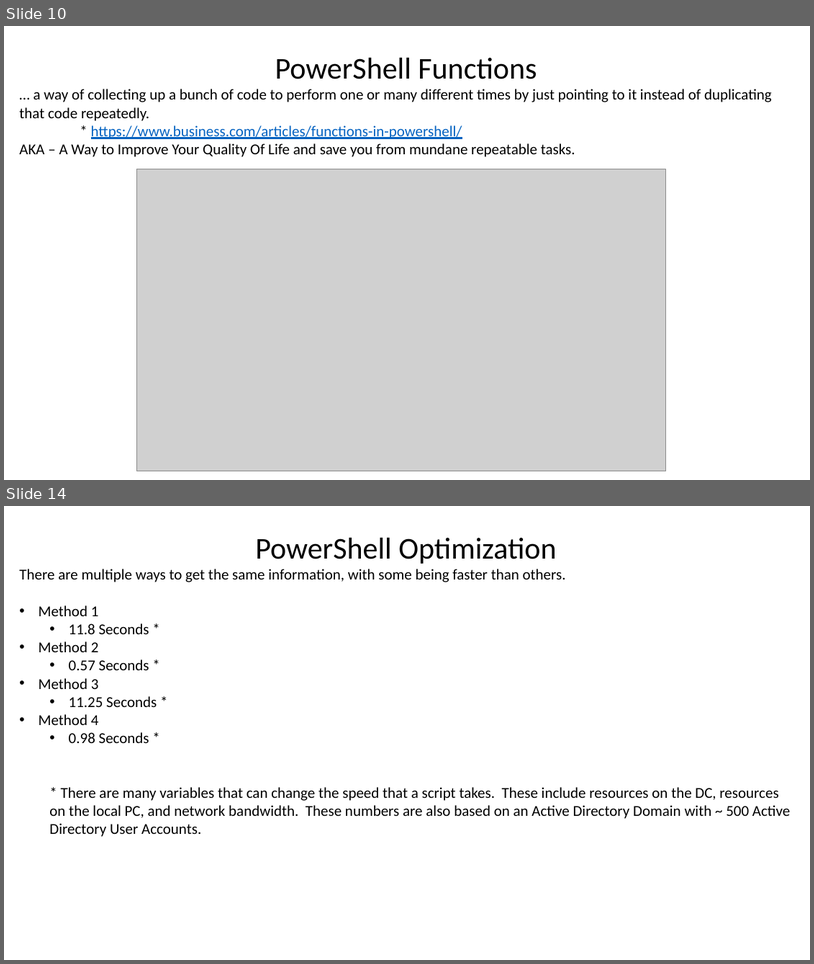
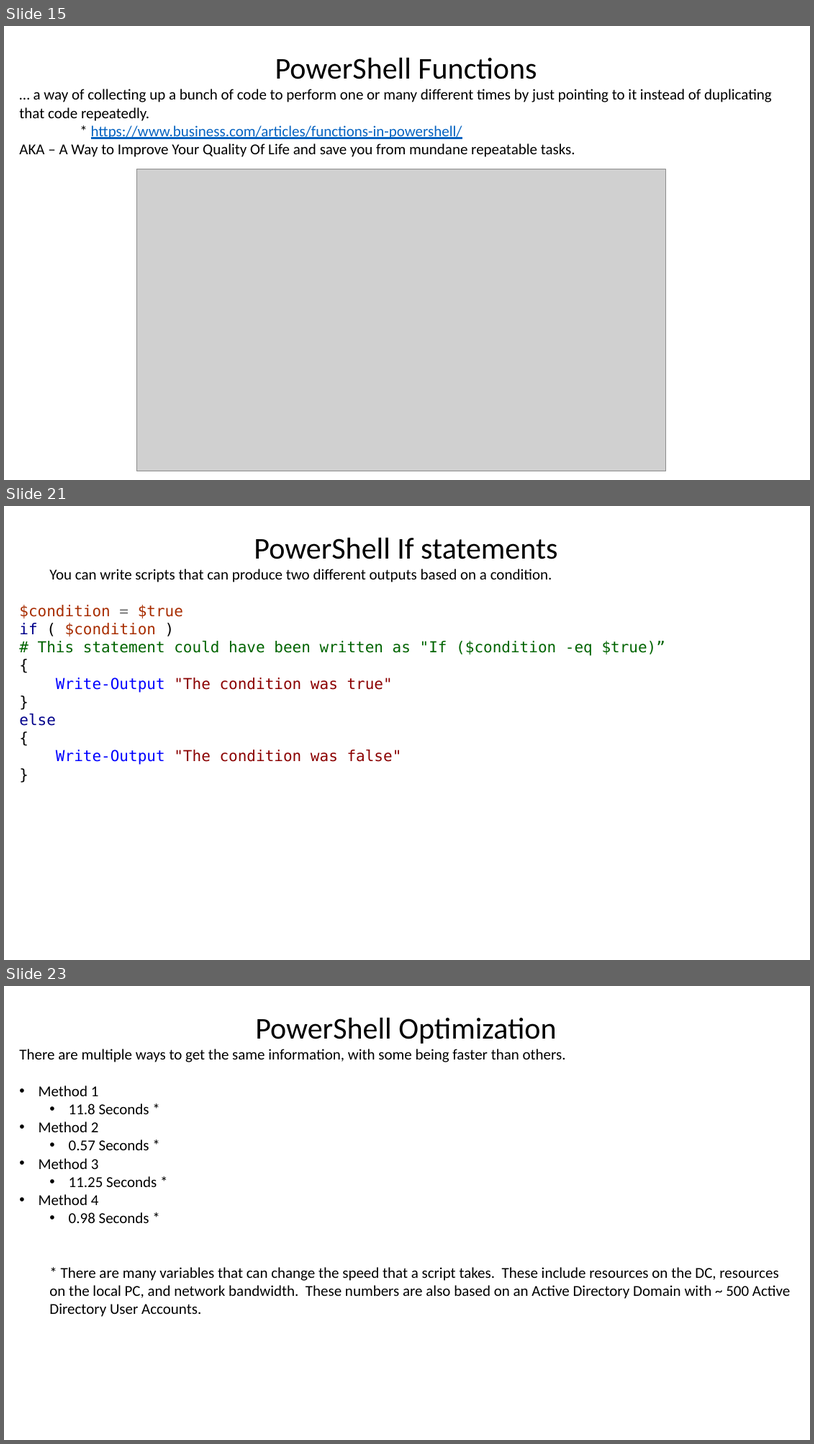
Before and after one commit to tk427/Non-Code, a slide deck: PowerShell/PowerShell_DogFood.pptx. Shown one above the other, each under a label of ours: slides 10 and 14 before the commit, slides 15, 21 and 23 after it; the slides between them are not shown. The pictures are 814x964 and 814x1444 pixels, drawn with LibreOffice and Linux fonts; fonts in the diff are those of the drawing; grey boxes stand for pictures; background and template pictures are left out. Boxes give left, top, right and bottom in pixels: in the first picture for what was removed or moved away, otherwise in the second. Text is boxed around its words. In the diff, an @@ line names an element or a change of style, - is before the commit and + after.

```diff
--- a/PowerShell/PowerShell_DogFood.pptx
+++ b/PowerShell/PowerShell_DogFood.pptx
@@ slide 21 added at bbox=[4, 506, 810, 960], background picture (left out) @@
@@ text added at bbox=[19, 538, 666, 764], 18 pt, text #000000 @@
+PowerShell If statements
+  You can write scripts that can produce two different outputs based on a condition.
+$condition = $true
+if ( $condition )
+# This statement could have been written as "If ($condition -eq $true)”
+{
+Write-Output "The condition was true"
+}
+else
+{
+Write-Output "The condition was false"
+}
@@ what was slide 10 is now slide 15 @@
@@ what was slide 14 is now slide 23 @@
```
Also in this commit, not shown: 13 slides changed, 9 other slides added.
